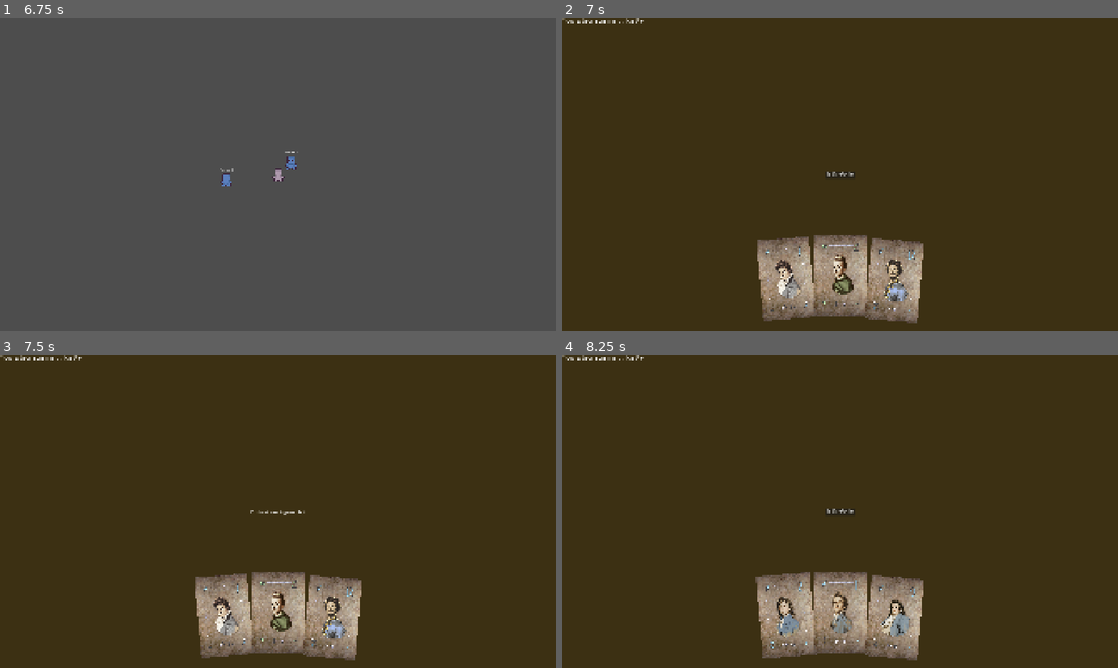
Above: before the commit, frames 1-4 (two rows, left to right).
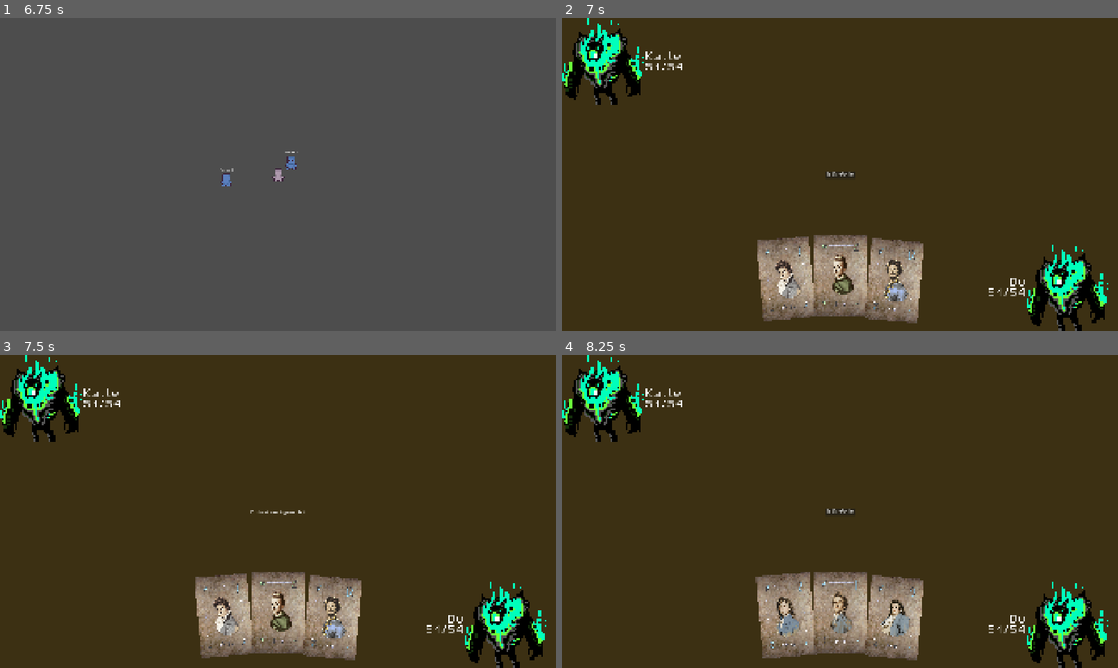
Above: after the commit, the same moments.

Repository: Dobix/godot-nostra
Game: Godot game, scene res://scenes/main.tscn
The game is run twice, just before and just after one commit, with the same random seed, the same clock (stepped at 60 frames per second) and the same inputs.
Inputs (mouse positions are in pixels of both pictures, inside the frame that each line leads up to):
- Up to frame 1 (6.75 s): tap E (Interact) at 0.5, 0.6, 1.25, 1.35, 2, 2.3, 2.75, 2.85, 3.5, 3.6, 4.25, 4.55, 5.1, 5.85 s; move the mouse to (400, 158) at 0.52 s; hold D (right) 0.53-1.28 s; click (400, 158) at 0.67 s; move the mouse to (166, 190) at 1.27 s; hold S (down) 1.28-2.03 s; move the mouse to (333, 105) at 2.02 s; hold D (right) 2.03-2.78 s; click (333, 105) at 2.1 s; move the mouse to (250, 237) at 2.77 s; hold W (up) 2.78-3.53 s; click (250, 237) at 2.92 s; move the mouse to (444, 221) at 3.52 s; hold A (left) 3.53-5.03 s; move the mouse to (111, 127) at 4.27 s; click (111, 127) at 4.35 s; move the mouse to (305, 174) at 5.02 s; hold S (down) 5.03-5.78 s; click (305, 174) at 5.17 s; move the mouse to (194, 96) at 5.77 s; hold D (right) 5.78-6.53 s; move the mouse to (400, 158) at 6.52 s; hold W (up) from 6.53 s (still down); click (400, 158) at 6.6 s
- Up to frame 2 (7 s): keep holding W (up); tap E (Interact) at 6.8 s
- Up to frame 3 (7.5 s): release W (up) at 7.25 s; click "Würfeln" at 7.25 s
- Up to frame 4 (8.25 s): move the mouse to (784, 614) at 8.02 s; hold D (right) from 8.03 s (still down); tap E (Interact) at 8.1 s; click (784, 614) at 8.17 s

Frame 1 is identical in both runs. In frame 2, 4.7% of the frame differs, in the area x 0-99%, y 0-100%; in frame 3, 4.7%; in frame 4, 4.7%.

Commit message:
added player and npc portrait

Diff:
--- a/scenes/nostra/card.tscn
+++ b/scenes/nostra/card.tscn
@@ -62,11 +62,11 @@
 
 [node name="Card" type="Panel"]
 custom_minimum_size = Vector2(120, 180)
-anchors_preset = 15
-anchor_right = 1.0
-anchor_bottom = 1.0
-offset_right = -1032.0
-offset_bottom = -468.0
+anchors_preset = -1
+anchor_right = 0.062
+anchor_bottom = 0.167
+offset_right = 0.959991
+offset_bottom = -0.360016
 grow_horizontal = 2
 grow_vertical = 2
 pivot_offset = Vector2(60, 180)
@@ -99,7 +99,7 @@
 [node name="TextureRect" type="TextureRect" parent="MarginContainer"]
 layout_mode = 2
 texture = ExtResource("1_ovagr")
-expand_mode = 1
+expand_mode = 5
 
 [node name="AnimationPlayer" type="AnimationPlayer" parent="."]
 libraries = {
--- a/scenes/nostra/nostra_game.tscn
+++ b/scenes/nostra/nostra_game.tscn
@@ -1,9 +1,10 @@
-[gd_scene load_steps=7 format=3 uid="uid://cundixctlwxji"]
+[gd_scene load_steps=8 format=3 uid="uid://cundixctlwxji"]
 
 [ext_resource type="FontFile" uid="uid://neu5rnvmfq5t" path="res://assets/fonts/PixelOperator8-Bold.ttf" id="1_8dttg"]
 [ext_resource type="Script" uid="uid://cdgn1htlki2a2" path="res://scripts/nostra/nostra_game.gd" id="1_ddfj3"]
 [ext_resource type="FontFile" uid="uid://cv8mder7avim8" path="res://assets/fonts/PixelOperator8.ttf" id="2_ddfj3"]
 [ext_resource type="Script" uid="uid://b6plgix2chsi8" path="res://scripts/nostra/hand.gd" id="4_a0bb1"]
+[ext_resource type="Texture2D" uid="uid://dpq8af8ujieka" path="res://assets/nostra/placeholder_enemy.png" id="5_gk84w"]
 
 [sub_resource type="Curve" id="Curve_a0bb1"]
 _data = [Vector2(0, 0), 0.0, 6.0, 0, 0, Vector2(0.5, 1), 0.0, 0.0, 0, 0, Vector2(1, 0), -6.0, 0.0, 0, 0]
@@ -25,13 +26,70 @@
 grow_vertical = 2
 color = Color(0.234023, 0.18882, 0.0760692, 1)
 
-[node name="Enemy_Label" type="Label" parent="."]
-offset_right = 202.0
-offset_bottom = 16.0
+[node name="Enemy_Info" type="HBoxContainer" parent="."]
+custom_minimum_size = Vector2(0, 300)
+offset_right = 40.0
+offset_bottom = 40.0
+
+[node name="Enemy_Portrait" type="TextureRect" parent="Enemy_Info"]
+layout_mode = 2
+texture = ExtResource("5_gk84w")
+expand_mode = 3
+
+[node name="VBoxContainer" type="VBoxContainer" parent="Enemy_Info"]
+layout_mode = 2
+size_flags_horizontal = 4
+size_flags_vertical = 4
+
+[node name="Enemy_Name" type="Label" parent="Enemy_Info/VBoxContainer"]
+layout_mode = 2
 size_flags_horizontal = 0
 size_flags_vertical = 0
 theme_override_fonts/font = ExtResource("2_ddfj3")
-text = "You play against"
+theme_override_font_sizes/font_size = 32
+text = "Gegner"
+
+[node name="Enemy_Score" type="Label" parent="Enemy_Info/VBoxContainer"]
+layout_mode = 2
+theme_override_fonts/font = ExtResource("2_ddfj3")
+theme_override_font_sizes/font_size = 32
+text = "51/54"
+
+[node name="Player_Info" type="HBoxContainer" parent="."]
+custom_minimum_size = Vector2(0, 300)
+anchors_preset = 3
+anchor_left = 1.0
+anchor_top = 1.0
+anchor_right = 1.0
+anchor_bottom = 1.0
+offset_left = -453.0
+offset_top = -300.0
+grow_horizontal = 0
+grow_vertical = 0
+
+[node name="VBoxContainer" type="VBoxContainer" parent="Player_Info"]
+layout_mode = 2
+size_flags_horizontal = 4
+size_flags_vertical = 4
+
+[node name="Player_Name" type="Label" parent="Player_Info/VBoxContainer"]
+layout_mode = 2
+size_flags_horizontal = 8
+size_flags_vertical = 0
+theme_override_fonts/font = ExtResource("2_ddfj3")
+theme_override_font_sizes/font_size = 32
+text = "Du"
+
+[node name="Player_Score" type="Label" parent="Player_Info/VBoxContainer"]
+layout_mode = 2
+theme_override_fonts/font = ExtResource("2_ddfj3")
+theme_override_font_sizes/font_size = 32
+text = "51/54"
+
+[node name="Player_Portrait" type="TextureRect" parent="Player_Info"]
+layout_mode = 2
+texture = ExtResource("5_gk84w")
+expand_mode = 3
 
 [node name="Turn_label" type="Label" parent="."]
 anchors_preset = 4
@@ -147,10 +205,16 @@
 
 [node name="Hand" type="ColorRect" parent="."]
 custom_minimum_size = Vector2(600, 180)
-offset_left = 660.0
-offset_top = 900.0
-offset_right = 1260.0
-offset_bottom = 1080.0
+anchors_preset = -1
+anchor_left = 0.5
+anchor_top = 1.0
+anchor_right = 0.5
+anchor_bottom = 1.0
+offset_left = -300.0
+offset_top = -180.0
+offset_right = 300.0
+grow_horizontal = 2
+grow_vertical = 0
 size_flags_horizontal = 4
 size_flags_vertical = 8
 color = Color(1, 1, 1, 0)
--- a/scenes/overworld/overworld.tscn
+++ b/scenes/overworld/overworld.tscn
@@ -1,8 +1,9 @@
-[gd_scene load_steps=4 format=3 uid="uid://b5uqhqyioch7u"]
+[gd_scene load_steps=5 format=3 uid="uid://b5uqhqyioch7u"]
 
 [ext_resource type="PackedScene" uid="uid://cifgxjo7i7iby" path="res://scenes/overworld/player.tscn" id="1_2e7tg"]
 [ext_resource type="Script" uid="uid://c4irsxqm8xrvb" path="res://scripts/player.gd" id="2_xrble"]
 [ext_resource type="PackedScene" uid="uid://1al2epsmnxfj" path="res://scenes/overworld/npc.tscn" id="3_8ogg3"]
+[ext_resource type="Texture2D" uid="uid://dpq8af8ujieka" path="res://assets/nostra/placeholder_enemy.png" id="4_662u0"]
 
 [node name="Overworld" type="Node2D"]
 
@@ -17,6 +18,7 @@
 [node name="NPC" parent="NPCs" instance=ExtResource("3_8ogg3")]
 position = Vector2(428, 242)
 difficulty = 2
+npc_portrait = ExtResource("4_662u0")
 
 [node name="NPC2" parent="NPCs" instance=ExtResource("3_8ogg3")]
 position = Vector2(204, 302)
--- a/scripts/main.gd
+++ b/scripts/main.gd
@@ -2,14 +2,14 @@
 
 var nostra_active = false
 
-func switch_scene(scene_name: String, npc_name: String = "", difficulty: int = 0):
+func switch_scene(scene_name: String, npc_name: String = "", difficulty: int = 0, npc_portrait: Texture2D = null):
 	match scene_name:
 		"nostra":
 			nostra_active = true
 			var nostra_scene = load("res://scenes/nostra/nostra_game.tscn")
 			var nostra_instance = nostra_scene.instantiate()
 			get_tree().current_scene.add_child(nostra_instance)
-			nostra_instance.start_nostra(npc_name, difficulty)
+			nostra_instance.start_nostra(npc_name, difficulty, npc_portrait)
 
 		"overworld":
 			nostra_active = false
--- a/scripts/nostra/card.gd
+++ b/scripts/nostra/card.gd
@@ -15,6 +15,7 @@
 func _ready() -> void:
 	texture_rect.texture = image
 
+
 func get_scaled_size(hand_size: Vector2) -> Vector2:
 	var scale_factor := 0.9  # 90 % der Höhe
 	var card_height := hand_size.y * scale_factor
--- a/scripts/nostra/hand.gd
+++ b/scripts/nostra/hand.gd
@@ -3,6 +3,8 @@
 
 const CARD = preload("res://scenes/nostra/card.tscn")
 var selected_card: Card = null
+
+@export var is_enemy := false
 
 @export var hand_curve: Curve
 @export var rotation_curve: Curve
--- a/scripts/nostra/nostra_game.gd
+++ b/scripts/nostra/nostra_game.gd
@@ -40,12 +40,15 @@
 
 var round_just_ended := false
 
-func start_nostra(npc_name: String, difficulty: int):
+func start_nostra(npc_name: String, difficulty: int, npc_portrait: Texture2D):
 	ai.difficulty = difficulty
 	turn_label.text = ""
 	hand.allowed_to_interact = false
 	hand.on_card_dbl_click = Callable(self, "show_card_popup")
-	$Enemy_Label.text = "You play against: " + npc_name
+	$Enemy_Info/VBoxContainer/Enemy_Name.text = npc_name
+	$Enemy_Info/Enemy_Portrait.texture = npc_portrait
+	$Player_Info/VBoxContainer/Player_Name.text = "Du"
+	$Player_Info/Player_Portrait.texture = npc_portrait
 
 	var full_deck = deck_manager.get_deck()
 	full_deck.shuffle()
--- a/scripts/npc.gd
+++ b/scripts/npc.gd
@@ -2,12 +2,13 @@
 
 @export var npc_name: String = "Kalle"
 @export var difficulty: NostraAIEnemy.Difficulty = NostraAIEnemy.Difficulty.EASY
+@export var npc_portrait: Texture2D
 
 var can_interact := false
 
 func _process(delta: float) -> void:
 	if can_interact and Input.is_action_just_pressed("Interact"):
-		Main.switch_scene("nostra", npc_name, difficulty)
+		Main.switch_scene("nostra", npc_name, difficulty, npc_portrait)
 
 func _on_body_entered(body: Node2D) -> void:
 	if body.name == "Player":
Binary file removed: assets/nostra/Tanju/TK-09.png
Not shown, removed: assets/nostra/Tanju/TK-09.png.import
